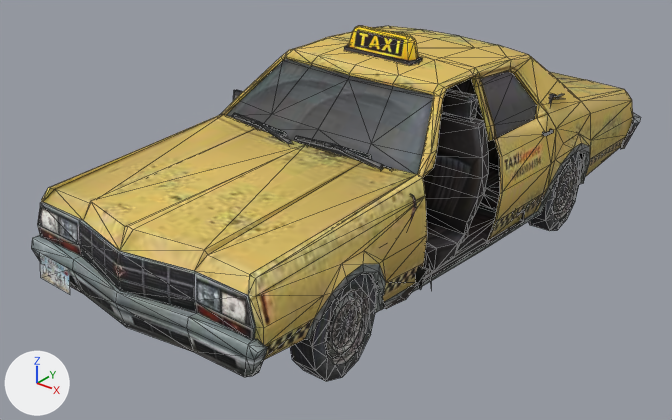
Renders of the OBJ model Autonomous/Content/Cars/taxi/cars.obj from each side of a commit.
Camera for both pictures: a camera (50 mm lens) standing at (634.0, -1607.0, 1039.0) and looking at (-564.0, -109.0, 111.0). Every picture has the same lights, and +X, +Y and +Z are marked at lower left. Mesh edges are drawn as thin lines. Where no turn or scale is listed for an object, it has been applied to the vertices. Vertices at the same position are counted once.

Objects in the first picture: 'cars'.
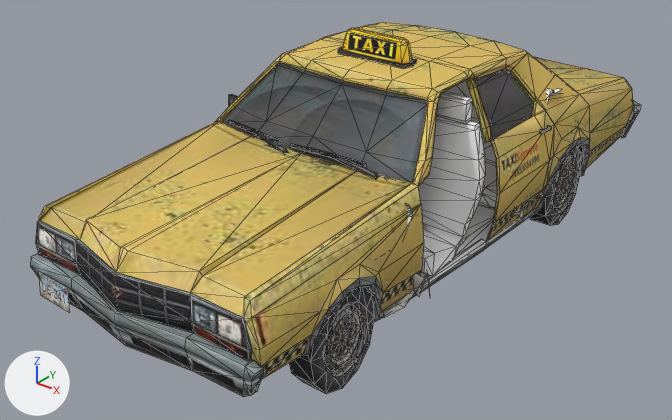
Commit message: fixed car models

Pixel boxes [x1, y1, x2, y2] of what changed, in the pictures (672 x 420 px; the box of a moved part takes in the faces that stretch with it):
'cars', reshaped
    before: [31, 26, 641, 381]
    after: [30, 22, 641, 397]
part 1 of me_cars, moved or reshaped
    before: [233, 113, 292, 144]
    after: [228, 120, 288, 153]
part 2 of me_cars, moved or reshaped
    before: [295, 136, 383, 170]
    after: [290, 144, 379, 178]
part 3 of me_cars, moved or reshaped
    before: [290, 274, 377, 381]
    after: [289, 287, 375, 394]
part 4 of me_cars, moved or reshaped
    before: [528, 152, 581, 231]
    after: [529, 146, 581, 225]
part 5 of me_cars, moved or reshaped
    before: [31, 26, 641, 377]
    after: [30, 22, 641, 397]
part 6 of me_cars, moved or reshaped
    before: [233, 90, 242, 101]
    after: [229, 94, 238, 106]
part 7 of me_cars, moved or reshaped
    before: [542, 129, 553, 136]
    after: [540, 125, 551, 133]
part 8 of me_cars, moved or reshaped
    before: [344, 26, 422, 65]
    after: [338, 28, 416, 69]
part 9 of me_cars, moved or reshaped
    before: [369, 78, 565, 309]
    after: [366, 80, 563, 318]
part 10 of me_cars, moved or reshaped
    before: [40, 253, 70, 294]
    after: [39, 271, 70, 312]

The change, as a diff of the scene's bpy script:
```diff
--- a/Autonomous/Content/Cars/taxi/cars.obj.py
+++ b/Autonomous/Content/Cars/taxi/cars.obj.py
@@ mat_drawcall12_mesh_mesh_default___lambert @@
+mat_drawcall12_mesh_mesh_default___lambert = principled_material('DrawCall12 Mesh Mesh_Default - Lambert')
+mat_drawcall12_mesh_mesh_default___lambert.texture = img_12682ee3_jpg
+mat_drawcall12_mesh_mesh_default___lambert.roughness = 0.968
@@ mat_drawcall18_mesh_mesh_default___lambert @@
+mat_drawcall18_mesh_mesh_default___lambert = principled_material('DrawCall18 Mesh Mesh_Default - Lambert')
+mat_drawcall18_mesh_mesh_default___lambert.base_color = (1.0, 1.0, 1.0)  # white #ffffff
+mat_drawcall18_mesh_mesh_default___lambert.roughness = 0.968
@@ me_cars @@
 # used by ob_cars; location = (0.0, 0.0, 0.0)
-me_cars.from_pydata(...)  # 1950 vertices, 3451 faces; spans x -848.0..-198.0, y -764.0..787.0, z -18.0..509.0
-me_cars.materials.append(mat_drawcall12_mesh__2682ee3_dds)  # picture img_12682ee3_jpg
-me_cars.materials.append(mat_drawcall18_mesh__61ad127_dds)  # picture img_261ad127_jpg
+me_cars.from_pydata(...)  # 1950 vertices, 3451 faces; spans x -848.0..-198.0, y -773.0..778.0, z -11.0..509.0
+# me_cars part 1: the loose piece of 20 vertices spanning x -766.0..-551.0, y -277.0..-217.0, z 320.0..341.0 is turned 2.8 degrees about the x axis through the mesh origin
+# me_cars part 2: the loose piece of 20 vertices spanning x -557.0..-331.0, y -264.0..-237.0, z 321.0..344.0 is moved by (0.0, -16.0, -13.0)
+# me_cars part 3: the loose piece of 74 vertices spanning x -297.0..-232.0, y -579.0..-394.0, z 14.0..226.0 is turned 2.8 degrees about the x axis through the mesh origin
+# me_cars part 4: the loose piece of 74 vertices spanning x -285.0..-221.0, y 271.0..456.0, z -18.0..194.0 is turned 2.8 degrees about the x axis through the mesh origin
+# me_cars part 5: the loose piece of 639 vertices spanning x -837.0..-198.0, y -764.0..776.0, z 39.0..460.0 is turned 2.8 degrees about the x axis through the mesh origin
+# me_cars part 6: the loose piece of 24 vertices spanning x -848.0..-799.0, y -153.0..-132.0, z 316.0..349.0 is moved by (0.0, -16.0, -7.0)
+# me_cars part 7: the loose piece of 16 vertices spanning x -234.0..-222.0, y 221.0..262.0, z 268.0..280.0 is turned 2.8 degrees about the x axis through the mesh origin
+# me_cars part 8: the loose piece of 36 vertices spanning x -619.0..-427.0, y -24.0..27.0, z 453.0..509.0 is turned 2.8 degrees about the x axis through the mesh origin
+# me_cars part 9: 602 of 1950 vertices moved; they spanned x -801.0..-199.0, y -405.0..391.0, z 82.0..408.0 and now span x -801.0..-199.0, y -413.0..375.0, z 83.0..409.0; mean shift (0.0, -11.0, -7.0); largest move (-562.0, 356.0, 327.0) -> (-253.0, 301.0, 354.0)
+# me_cars part 10: 4 of 1950 vertices moved; they spanned x -783.0..-690.0, y -746.0..-739.0, z 137.0..193.0 and now span x -783.0..-690.0, y -751.0..-747.0, z 100.0..156.0; mean shift (0.0, -7.0, -37.0); largest move (-690.0, -740.0, 189.0) -> (-690.0, -748.0, 153.0)
+me_cars.materials.append(mat_drawcall12_mesh_mesh_default___lambert)  # picture img_12682ee3_jpg
+me_cars.materials.append(mat_drawcall18_mesh_mesh_default___lambert)  # white #ffffff
```
